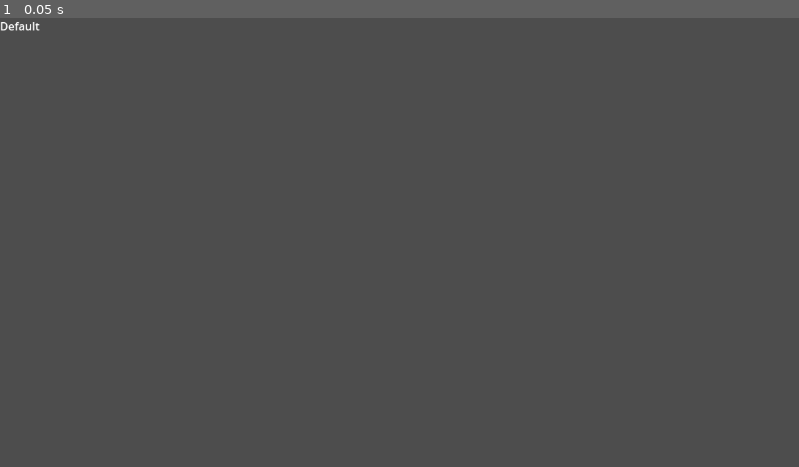
Above: before the commit, frame 1.
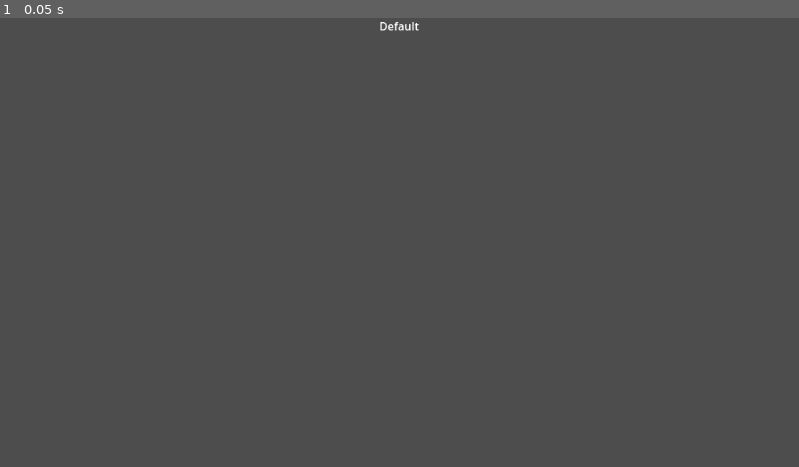
Above: after the commit, the same moment.

Repository: oakeslab-polymtl/DTInsight
Game: Godot game, scene res://GenericDisplay/generic_display.tscn
Two runs of this game, one before a commit and one after it. Both use one fixed random seed, a clock stepped at 60 frames per second and the inputs below. The project has no main scene, so this scene is started directly.
Inputs:
- Up to frame 1 (0.05 s): no input

The runs differ from the first frame. In frame 1, 0.1% of the frame differs, in the area x 0-53%, y 0-3%.

Commit message:
Corrected displayed link position

Diff:
--- a/DTUI/dtui.gd
+++ b/DTUI/dtui.gd
@@ -15,6 +15,7 @@
 var displayed_node_list: Array[DisplayedNode]
 
 func _on_fuseki_data_updated():
+	displayed_node_list.clear()
 	update_node_with(service_container, fuseki_data.service)
 	update_node_with(enabler_container, fuseki_data.enabler)
 	update_node_with(model_container, fuseki_data.model)
@@ -33,18 +34,16 @@
 
 func free_all_child(node):
 	for child in node.get_children():
-		child.queue_free()
+		child.free()
 
 func update_link_with(fuseki_link_data):
 	if(fuseki_link_data == null):
 		return
 	for link in fuseki_link_data:
-		var first_node_position = get_node_by_name(link.first_node).global_position
-		var second_node_position = get_node_by_name(link.second_node).global_position
-		print(first_node_position)
-		print(second_node_position)
-		print("----------------------")
-		draw_line(first_node_position, second_node_position, Color.AQUA, 10, true)
+		var first_node = get_node_by_name(link.first_node)
+		var second_node = get_node_by_name(link.second_node)
+		var drawing_positions = get_facing_sides(first_node, second_node)
+		draw_line(drawing_positions[0], drawing_positions[1], Color.AQUA, 10, true)
 
 func get_node_by_name(node_name : String):
 	for displayed_node in displayed_node_list:
@@ -52,5 +51,22 @@
 			return displayed_node.node
 	return null
 
+func get_facing_sides(first_node, second_node) -> Array[Vector2]:
+	if (first_node.global_position.y < second_node.global_position.y):
+		return [get_bottom_side(first_node), get_top_side(second_node)]
+	return [get_bottom_side(second_node), get_top_side(first_node)]
+
+func get_bottom_side(node) -> Vector2:
+	var position = node.global_position
+	var size = node.size
+	var corrected_position = Vector2(position.x + size.x / 2, position.y + size.y)
+	return corrected_position
+
+func get_top_side(node) -> Vector2:
+	var position = node.global_position
+	var size = node.size
+	var corrected_position = Vector2(position.x + size.x / 2, position.y)
+	return corrected_position
+
 func _draw():
 	update_link_with(fuseki_data.service_to_enabler)
--- a/GenericDisplay/generic_display.tscn
+++ b/GenericDisplay/generic_display.tscn
@@ -7,10 +7,10 @@
 grow_horizontal = 2
 grow_vertical = 2
 size_flags_horizontal = 3
-size_flags_vertical = 3
+size_flags_vertical = 4
 
 [node name="Label" type="Label" parent="."]
 layout_mode = 2
 text = "Default"
-horizontal_alignment = 3
+horizontal_alignment = 1
 vertical_alignment = 3
